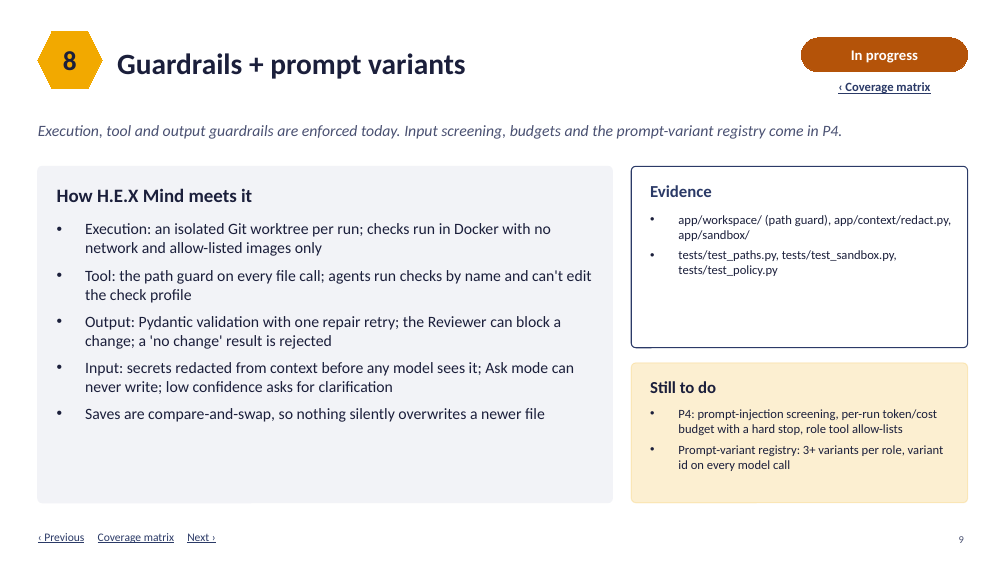
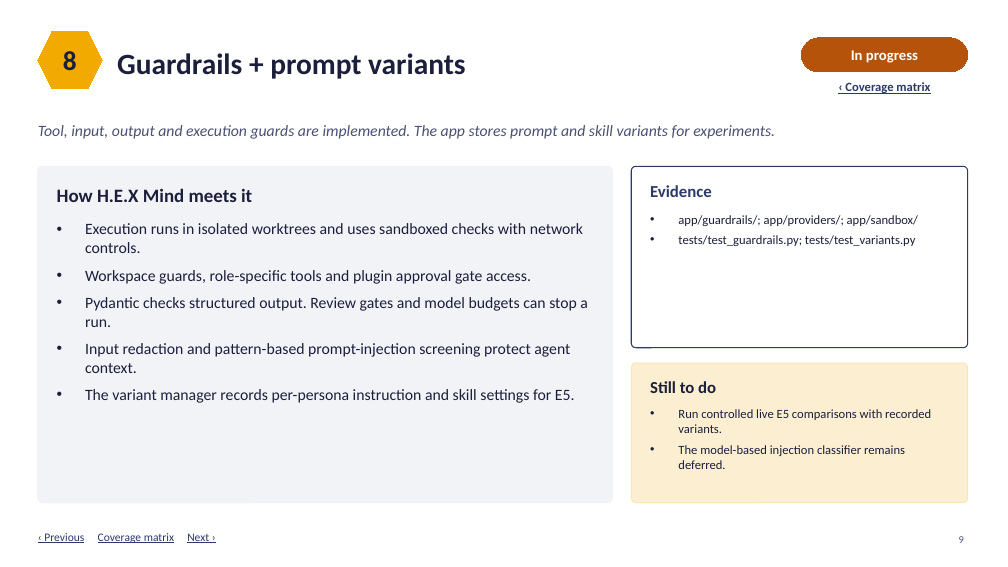
Before and after one commit to Cykikz/HEX, a slide deck: slide 9 of HEX_Mind_Requirements_Coverage_v2.pptx. Drawn at 1008x567 pixels with LibreOffice and Linux fonts; fonts in the diff are those of the drawing. Boxes give left, top, right and bottom in pixels: in the first picture for what was removed or moved away, otherwise in the second. Text is boxed around its words. In the diff, an @@ line names an element or a change of style, - is before the commit and + after.

Commit message:
Refresh course requirements coverage and record HEX Town

```diff
--- a/HEX_Mind_Requirements_Coverage_v2.pptx
+++ b/HEX_Mind_Requirements_Coverage_v2.pptx
@@ text at box(38, 125, 775, 139): text changed @@
-Execution, tool and output guardrails are enforced today. Input screening, budgets and the prompt-variant registry come in P4.
+Tool, input, output and execution guards are implemented. The app stores prompt and skill variants for experiments.
@@ text at box(85, 223, 588, 403): text changed @@
-• Execution: an isolated Git worktree per run; checks run in Docker with no network and allow-listed images only
-• Tool: the path guard on every file call; agents run checks by name and can't edit the check profile
-• Output: Pydantic validation with one repair retry; the Reviewer can block a change; a 'no change' result is rejected
-• Input: secrets redacted from context before any model sees it; Ask mode can never write; low confidence asks for clarification
-• Saves are compare-and-swap, so nothing silently overwrites a newer file
+• Execution runs in isolated worktrees and uses sandboxed checks with network controls.
+• Workspace guards, role-specific tools and plugin approval gate access.
+• Pydantic checks structured output. Review gates and model budgets can stop a run.
+• Input redaction and pattern-based prompt-injection screening protect agent context.
+• The variant manager records per-persona instruction and skill settings for E5.
@@ text at box(678, 215, 918, 246): text changed @@
-• app/workspace/ (path guard), app/context/redact.py, app/sandbox/
-• tests/test_paths.py, tests/test_sandbox.py, tests/test_policy.py
+• app/guardrails/; app/providers/; app/sandbox/
+• tests/test_guardrails.py; tests/test_variants.py
@@ text at box(678, 409, 931, 469): text changed @@
-• P4: prompt-injection screening, per-run token/cost budget with a hard stop, role tool allow-lists
-• Prompt-variant registry: 3+ variants per role, variant id on every model call
+• Run controlled live E5 comparisons with recorded variants.
+• The model-based injection classifier remains deferred.
```
Also in this commit, not shown: 12 other slides changed, 1 other file.
